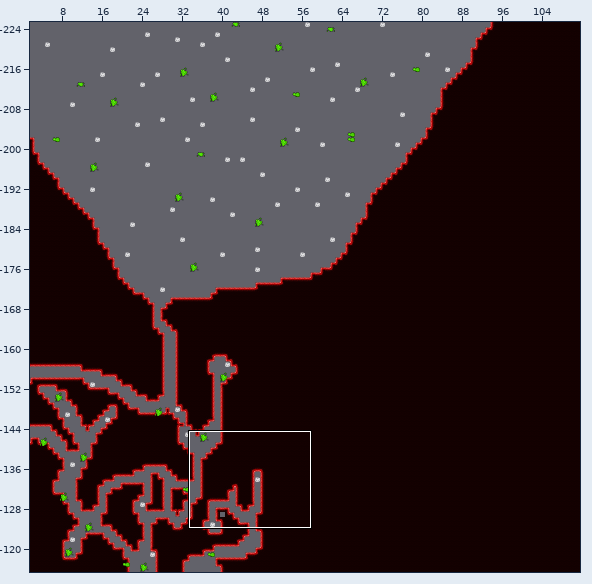
A Tiled map (JSON) gets an edit: src/assets/maps/sperm.json. Above: a wide view before the commit, with the close-up outlined.
Close-up. As it was:
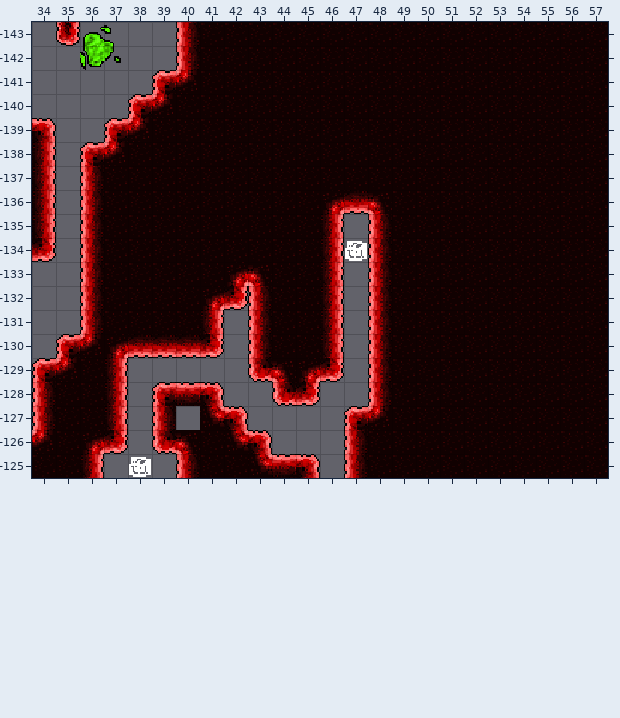
Cells are 16x16 px. Shown: x 34..57, y -143..-125. The commit also changed other parts of the map, which this record leaves out.
The result:
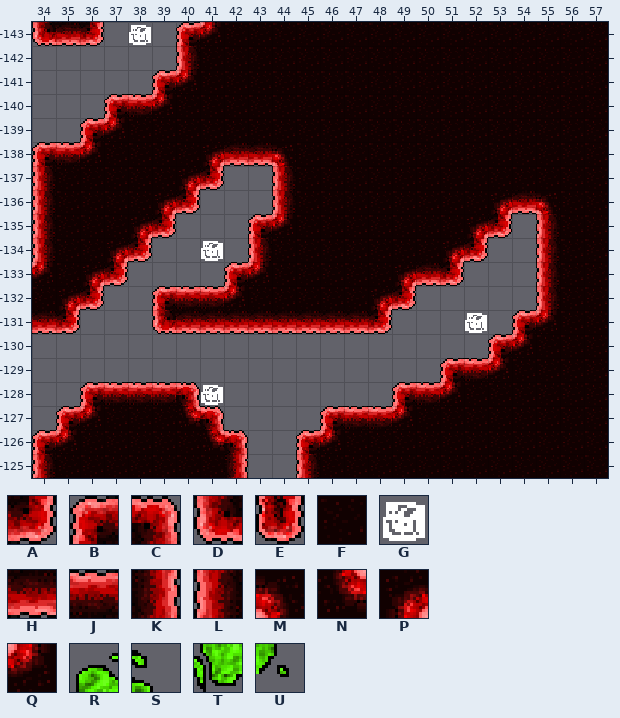
Key: from "organ": A 0, B 0 turned 180, C 0 turned 270, D 0 turned 90, E 1, F 2, G 3, H 4, J 4 turned 180, K 4 turned 270, L 4 turned 90, M 5, N 5 turned 180, P 5 turned 270, Q 5 turned 90, R 8, S 9, T 12, U 13.
_ is an empty cell.
Tiles replaced or removed in this view: A, B, C, D, E, F, G, H, J, K, L, M, N, P, Q, R, S, T, U.
What changed:
Changed rows in their new state; . is an unchanged cell.
Layer "top":
first column x 34:
-143 DHA...BQ..............
-140 ...BJ.................
-139 _.BQF.................
-138 BJQF...PHHM...........
-137 LFF...PA__L...........
-136 LFF..PA___L.FFF....PHM
-135 LFF.PA___BQ.FFF...PA_L
-134 LFFPA____L..FFF..PA__L
-133 QFPA____BQ..FFFPHA___L
-132 FPA__BJJQF..FFPA_____L
-131 HA___DHHHHHHHHA_____BQ
-130 ._______.____._____BQ.
-129 ____.....____.___BJQ..
-128 __BJJJC_..__.._BJQ....
-127 _BQFFFNC_...BJJQ......
-126 BQFFFFFNC_.BQF........
-125 L.FFFFF.K__LFF........
Layer "acid":
first column x 36:
-143 __G
-142 __.
first column x 38:
-134 ...G....._.....
-131 ..............G
-128 ...G...........
-125 _..............
